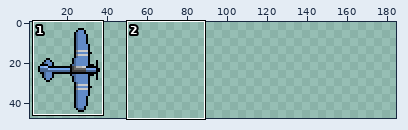
Edited in one commit: sprite sheet (assets/a1.png). Above: a wide view before the commit, with the close-up outlined.
Close-up. As it was:
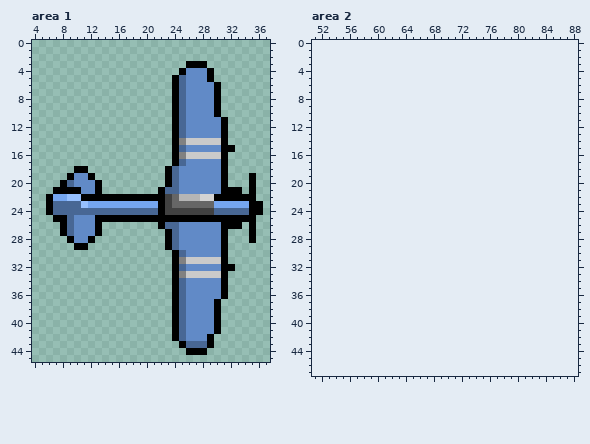
The file is 48x48 pixels. Shown: area 1: x 4..37, y 0..45; area 2: x 51..88, y 0..47. The old version is drawn lined up with the new one, on the new canvas. The wide view leaves out empty margins. The commit also changed other parts of the picture, which this record leaves out.
And afterwards:
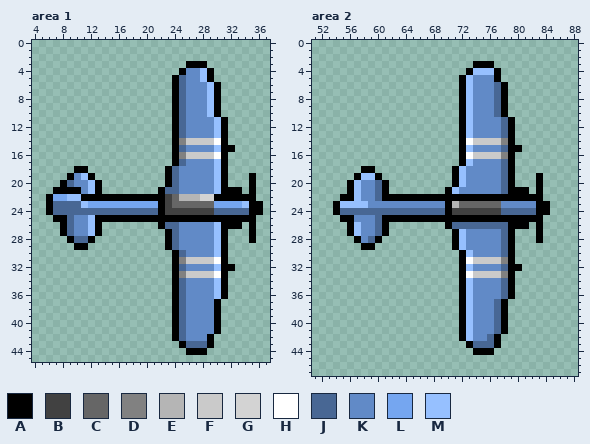
Palette (. is transparent): A #000000  B #414141  C #666666  D #818181  E #b5b5b5  F #cacaca  G #d3d3d3  H #ffffff  J #486794  K #618ac7  L #75a6f0  M #96c0ff
Diff:
canvas 48x48 -> 192x48
--- area 1
@@ x 4..37 @@
  3 ......................AAA.........
- 4 .....................AKKKA........
- 5 ....................AJKKKA........
- 6 ....................AJKKKKA.......
- 7 ....................AJKKKKA.......
- 8 ....................AJKKKKA.......
- 9 ....................AJKKKKA.......
-10 ....................AJKKKKA.......
-11 ....................AJKKKKKA......
-12 ....................AJKKKKKA......
-13 ....................AJKKKKKA......
-14 ....................ADFFFFFA......
-15 ....................AJKKKKKAA.....
-16 ....................ADFFFFFA......
-17 ....................AJKKKKKA......
-18 ......AA...........AJKKKKKKA......
-19 .....AKKA..........AJKKKKKKA...A..
-20 ....AJKKKA.........AJKKKKKKA...A..
-21 ...AAAAKKA........AJJKKKKKKAAA.A..
+ 4 .....................AKKMA........
+ 5 ....................AJKKMA........
+ 6 ....................AJKKKMA.......
+ 7 ....................AJKKKMA.......
+ 8 ....................AJKKKMA.......
+ 9 ....................AJKKKMA.......
+10 ....................AJKKKMA.......
+11 ....................AJKKKKMA......
+12 ....................AJKKKKMA......
+13 ....................AJKKKKMA......
+14 ....................ADFFFFHA......
+15 ....................AJKKKKMAA.....
+16 ....................ADFFFFHA......
+17 ....................AJKKKKMA......
+18 ......AA...........AJKKKKKMA......
+19 .....AKMA..........AJKKKKKMA...A..
+20 ....AJKKMA.........AJKKKKKMA...A..
+21 ...AAAAKMA........AJJKKKKKMAAA.A..
 22 ..ALLMMAAAAAAAAAAAABCEEEGGAAAAAA..
-23 ..AJJJJMLLLLLLLLLLABCCCCCCLLLLLAA.
+23 ..AJJJJMLLLLLLLLLLABCCCCCCLLLLMAA.
 24 ..AJJJJJJJJJJJJJJJABBBBBBBJJJJJAA.
-25 ...AAJKKKAAAAAAAAAAAAAAAAAAAAAAA..
-26 ....AJKKKA........AJJKKKKKKAAA.A..
-27 ....AJKKKA.........AJKKKKKKA...A..
-28 .....AKKA..........AJKKKKKKA...A..
-29 ......AA...........AJKKKKKKA......
-30 ....................AJKKKKKA......
-31 ....................ADFFFFFA......
-32 ....................AJKKKKKAA.....
-33 ....................ADFFFFFA......
-34 ....................AJKKKKKA......
-35 ....................AJKKKKKA......
-36 ....................AJKKKKKA......
+25 ...AAJKKMAAAAAAAAAAAAAAAAAAAAAAA..
+26 ....AJKKMA........AJJKKKKKMAAA.A..
+27 ....AJKKMA.........AJKKKKKMA...A..
+28 .....AJJA..........AJKKKKKMA...A..
+29 ......AA...........AJKKKKKMA......
+30 ....................AJKKKKMA......
+31 ....................ADFFFFHA......
+32 ....................AJKKKKMAA.....
+33 ....................ADFFFFHA......
+34 ....................AJKKKKMA......
+35 ....................AJKKKKMA......
+36 ....................AJKKKKMA......
 37 ....................AJKKKKA.......
--- area 2
@@ x 51..88 @@
  2 ......................................
- 3 ......................................
- 4 ......................................
- 5 ......................................
- 6 ......................................
- 7 ......................................
- 8 ......................................
- 9 ......................................
-10 ......................................
-11 ......................................
-12 ......................................
-13 ......................................
-14 ......................................
-15 ......................................
-16 ......................................
-17 ......................................
-18 ......................................
-19 ......................................
-20 ......................................
-21 ......................................
-22 ......................................
-23 ......................................
-24 ......................................
-25 ......................................
-26 ......................................
-27 ......................................
-28 ......................................
-29 ......................................
-30 ......................................
-31 ......................................
-32 ......................................
-33 ......................................
-34 ......................................
-35 ......................................
-36 ......................................
-37 ......................................
-38 ......................................
-39 ......................................
-40 ......................................
-41 ......................................
-42 ......................................
-43 ......................................
-44 ......................................
+ 3 .......................AAA............
+ 4 ......................AMMMA...........
+ 5 .....................AMKKKA...........
+ 6 .....................AMKKKJA..........
+ 7 .....................AMKKKJA..........
+ 8 .....................AMKKKJA..........
+ 9 .....................AMKKKJA..........
+10 .....................AMKKKJA..........
+11 .....................AMKKKKJA.........
+12 .....................AMKKKKJA.........
+13 .....................AMKKKKJA.........
+14 .....................AHFFFFDA.........
+15 .....................AMKKKKJAA........
+16 .....................AHFFFFDA.........
+17 .....................AMKKKKJA.........
+18 .......AA...........AMKKKKKJA.........
+19 ......AMMA..........AMKKKKKJA...A.....
+20 .....AMKKJA.........AMKKKKKJA...A.....
+21 .....AMKKJA........AMKKKKKKJAAA.A.....
+22 ....AAMKKJAAAAAAAAAAAAAAAAAAAAAAA.....
+23 ...AMMMMKKKKKKKKKKKAECCCCCCKKKKKAA....
+24 ...AJJJJJJJJJJJJJJJABBBBBBBJJJJJAA....
+25 ....AAKKKJAAAAAAAAAAAAAAAAAAAAAAA.....
+26 .....AMKKJA........AJJJJJJJJAAA.A.....
+27 .....AMKKJA.........AMKKKKKJA...A.....
+28 ......AKJA..........AMKKKKKJA...A.....
+29 .......AA...........AMKKKKKJA.........
+30 .....................AMKKKKJA.........
+31 .....................AHFFFFDA.........
+32 .....................AMKKKKJAA........
+33 .....................AHFFFFDA.........
+34 .....................AMKKKKJA.........
+35 .....................AMKKKKJA.........
+36 .....................AMKKKKJA.........
+37 .....................AMKKKJA..........
+38 .....................AMKKKJA..........
+39 .....................AMKKKJA..........
+40 .....................AMKKKJA..........
+41 .....................AMKKKJA..........
+42 .....................AMKKJA...........
+43 ......................AJJJA...........
+44 .......................AAA............
 45 ......................................
Pixel boxes of the changes (left, top, right, bottom) in both close-ups:
changed: (200, 68, 221, 299)
changed: (74, 173, 95, 243)
changed: (242, 201, 249, 208)
added: (333, 61, 550, 355)
